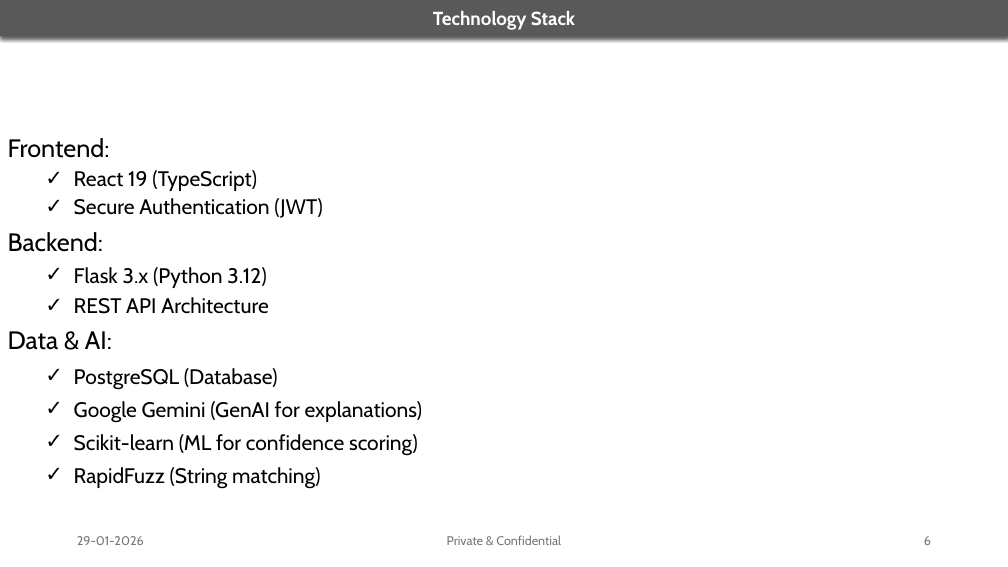
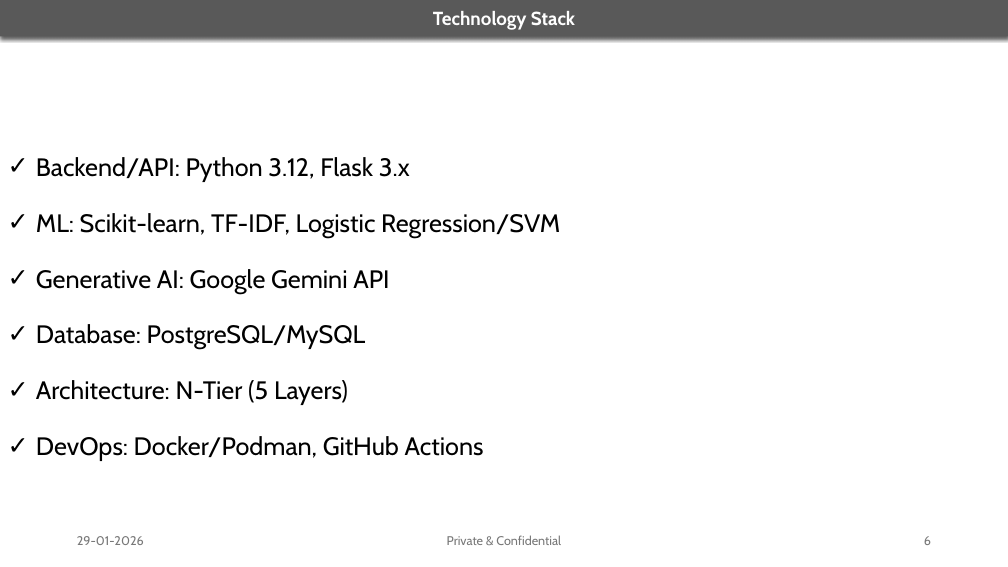
Before and after one commit to Bhanu-Koppadi/consumer-complaints-ml-genai-ntier, a slide deck: slide 6 of docs/reviews/InitialReview.pptx. Drawn at 1008x567 pixels with LibreOffice and Linux fonts; fonts in the diff are those of the drawing. Boxes give left, top, right and bottom in pixels: in the first picture for what was removed or moved away, otherwise in the second. Text is boxed around its words. In the diff, an @@ line names an element or a change of style, - is before the commit and + after.

```diff
--- a/docs/reviews/InitialReview.pptx
+++ b/docs/reviews/InitialReview.pptx
@@ text at <box>36,157,560,461</box>: text changed; size 20 to 24 pt @@
-Frontend:
-  ✓ React 19 (TypeScript)
-  ✓ Secure Authentication (JWT)
-Backend:
-  ✓ Flask 3.x (Python 3.12)
-  ✓ REST API Architecture
-Data & AI:
-  ✓ PostgreSQL (Database)
-  ✓ Google Gemini (GenAI for explanations)
-  ✓ Scikit-learn (ML for confidence scoring)
-  ✓ RapidFuzz (String matching)
+✓ Backend/API: Python 3.12, Flask 3.x
+✓ ML: Scikit-learn, TF-IDF, Logistic Regression/SVM
+✓ Generative AI: Google Gemini API
+✓ Database: PostgreSQL/MySQL
+✓ Architecture: N-Tier (5 Layers)
+✓ DevOps: Docker/Podman, GitHub Actions
```
Also in this commit, not shown: 9 other slides changed, 1 other file.
